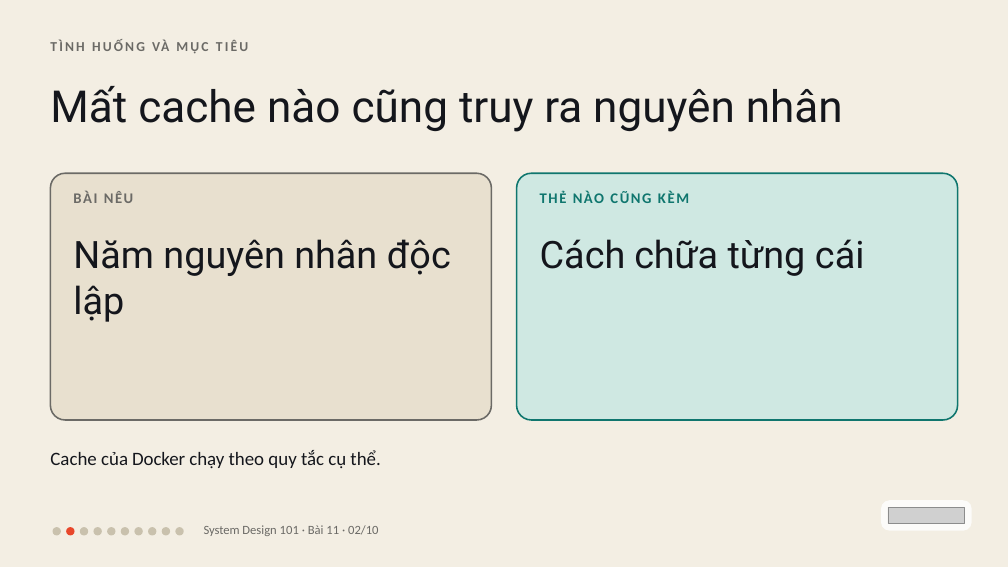
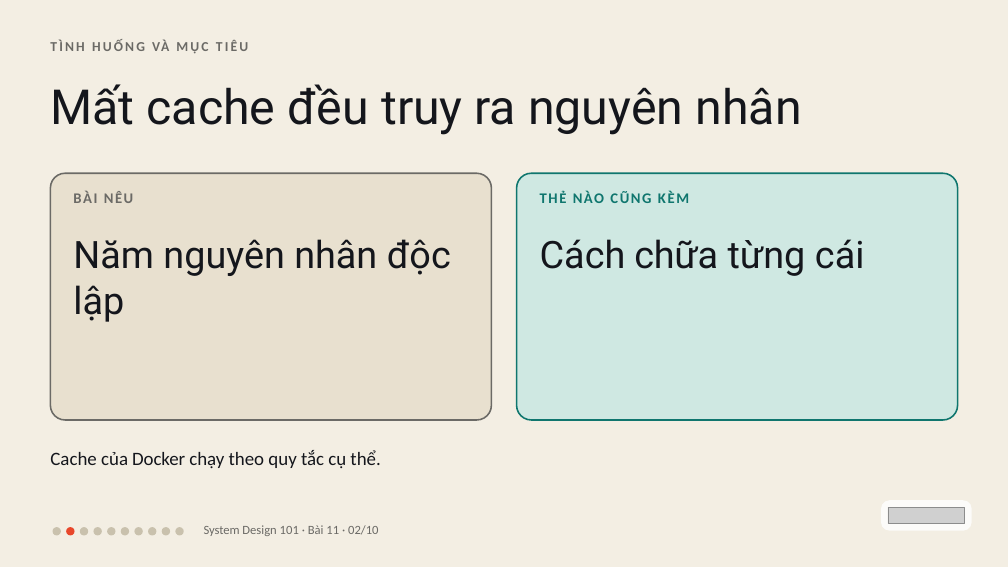
Before and after one commit to vohoailinh90/tool-marketing-studio, a slide deck: slide 2 of system-design-101/vi/lessons/sd-13-011/slides/sd-13-011.pptx. Drawn at 1008x567 pixels with LibreOffice and Linux fonts; fonts in the diff are those of the drawing; grey boxes stand for pictures. Boxes give left, top, right and bottom in pixels: in the first picture for what was removed or moved away, otherwise in the second. Text is boxed around its words. In the diff, an @@ line names an element or a change of style, - is before the commit and + after.

```diff
--- a/system-design-101/vi/lessons/sd-13-011/slides/sd-13-011.pptx
+++ b/system-design-101/vi/lessons/sd-13-011/slides/sd-13-011.pptx
@@ text at (50, 84, 802, 135): text changed; size 63 to 69 pt @@
-Mất cache nào cũng truy ra nguyên nhân
+Mất cache đều truy ra nguyên nhân
```
Also in this commit, not shown: 1 other slide changed, 8 other files.
